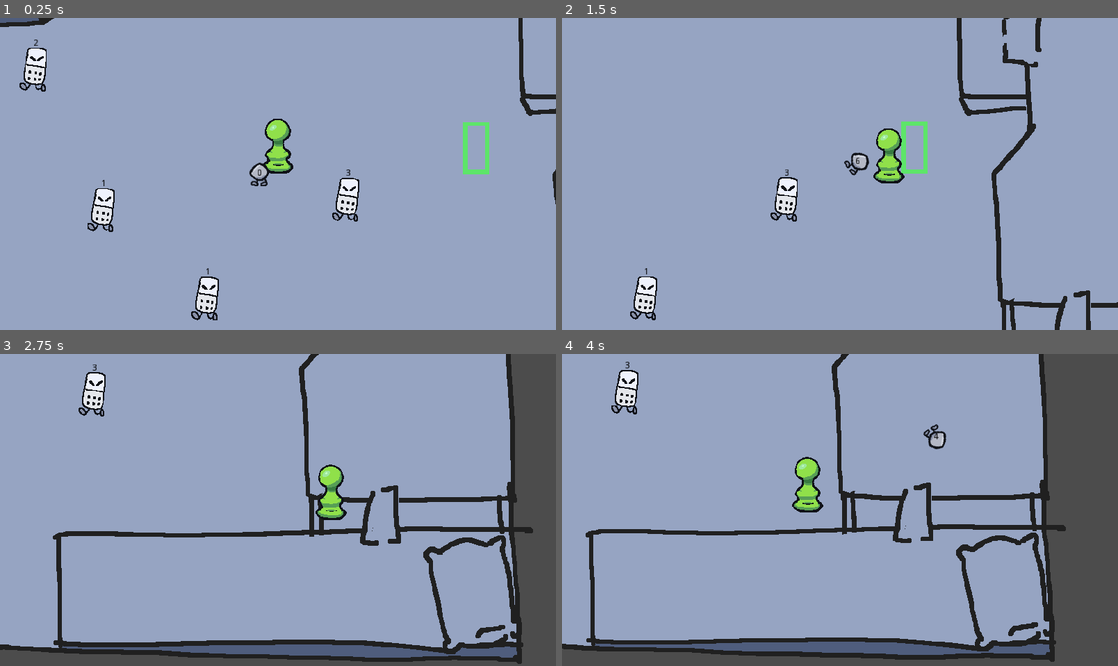
Above: before the commit, frames 1-4 (two rows, left to right).
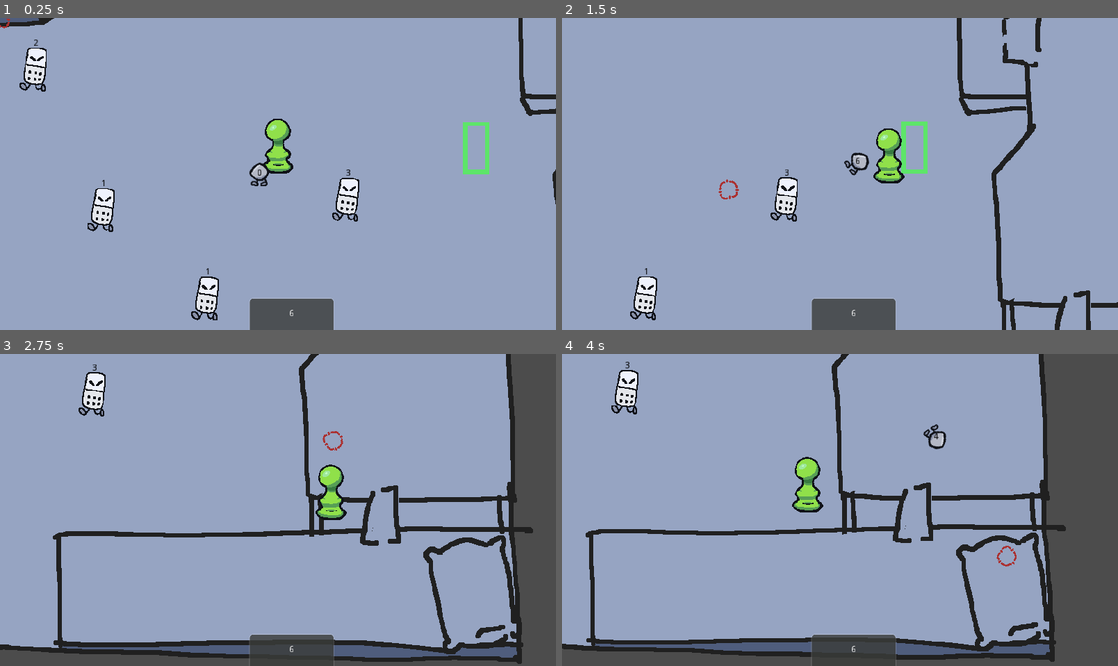
Above: after the commit, the same moments.

Repository: honiemun/GMTK-2022
Game: Godot game, scene res://World/World.tscn
The game is run twice, just before and just after one commit, with the same random seed, the same clock (stepped at 60 frames per second) and the same inputs.
Inputs (mouse positions are in pixels of both pictures, inside the frame that each line leads up to):
- Up to frame 1 (0.25 s): no input
- Up to frame 2 (1.5 s): move the mouse to (962, 158) at 0.52 s; hold Right (ui_right) 0.53-1.28 s; click (962, 158) at 0.6 s; move the mouse to (728, 189) at 1.27 s; hold Down (ui_down) from 1.28 s (still down); right-click (728, 189) at 1.35 s
- Up to frame 3 (2.75 s): move the mouse to (333, 441) at 2.02 s; release Down (ui_down) at 2.03 s; hold Right (ui_right) from 2.03 s (still down); click (333, 441) at 2.1 s
- Up to frame 4 (4 s): move the mouse to (812, 572) at 2.77 s; release Right (ui_right) at 2.78 s; hold Up (ui_up) 2.78-3.53 s; right-click (812, 572) at 2.85 s; move the mouse to (1006, 556) at 3.52 s; hold Left (ui_left) from 3.53 s (still down); click (1006, 556) at 3.6 s

The runs differ from the first frame. In frame 1, 1.5% of the frame differs, in the area x 0-60%, y 0-100%; in frame 2, 1.6%, in the area x 28-60%, y 51-100%; in frame 3, 0.8%; in frame 4, 0.8%.

Commit message:
Player health UI, Cursor

Diff:
--- a/Player/Player.gd
+++ b/Player/Player.gd
@@ -4,6 +4,8 @@
 	MOVE,
 	ATTACK
 }
+
+var health = 6
 
 var state          = MOVE
 var velocity       = Vector2.ZERO
@@ -13,6 +15,8 @@
 const friction     = 1000
 
 onready var dice = get_tree().get_nodes_in_group("Dice")[0]
+
+signal player_hit
 
 func _ready():
 	set_process(true)
@@ -50,3 +54,12 @@
 
 #func _draw():
 #	draw_line(Vector2(0,0), dice.mouse_position_clamped_radius(Vector2(0,0)), Color(255, 0, 0), 1)
+
+
+func _on_Hitbox_area_entered(area):
+	var enemy = area.get_parent()
+	if "diceRoll" in enemy:
+		health -= enemy.diceRoll
+		emit_signal("player_hit", health)
+		#if health <= 0:
+			#queue_free()
--- a/Player/Player.tscn
+++ b/Player/Player.tscn
@@ -6,6 +6,10 @@
 [sub_resource type="CapsuleShape2D" id=1]
 radius = 12.0
 height = 14.0
+
+[sub_resource type="CapsuleShape2D" id=2]
+radius = 11.0
+height = 22.0
 
 [node name="Player" type="KinematicBody2D" groups=["Player"]]
 position = Vector2( 0, 1 )
@@ -36,3 +40,13 @@
 drag_margin_top = 0.05
 drag_margin_right = 0.05
 drag_margin_bottom = 0.05
+
+[node name="Hitbox" type="Area2D" parent="."]
+collision_layer = 4
+collision_mask = 2
+
+[node name="CollisionShape2D" type="CollisionShape2D" parent="Hitbox"]
+position = Vector2( 0, -23 )
+shape = SubResource( 2 )
+
+[connection signal="area_entered" from="Hitbox" to="." method="_on_Hitbox_area_entered"]
--- /dev/null
+++ b/UI/Cursor/Cursor.gd
@@ -0,0 +1,11 @@
+extends Node2D
+
+onready var cursorSprite = $CursorSprite
+
+func _ready():
+	Input.set_mouse_mode(Input.MOUSE_MODE_HIDDEN)
+
+func _process(delta):
+	# Rotate the sprite & set to position of mouse
+	cursorSprite.rotation += 1 * delta
+	position = get_global_mouse_position()
--- /dev/null
+++ b/UI/Cursor/Cursor.tscn
@@ -0,0 +1,10 @@
+[gd_scene load_steps=3 format=2]
+
+[ext_resource path="res://UI/Cursor/Cursor.gd" type="Script" id=1]
+[ext_resource path="res://UI/Cursor/cursor.png" type="Texture" id=2]
+
+[node name="Cursor" type="Node2D"]
+script = ExtResource( 1 )
+
+[node name="CursorSprite" type="Sprite" parent="."]
+texture = ExtResource( 2 )
--- /dev/null
+++ b/UI/HealthLabel.gd
@@ -0,0 +1,4 @@
+extends Label
+
+func _on_Player_player_hit(health):
+	text = str(health)
--- a/World/World.tscn
+++ b/World/World.tscn
@@ -7,6 +7,15 @@
 [ext_resource path="res://World/Assets/tileset.png" type="Texture" id=5]
 [ext_resource path="res://Enemies/Domino/Domino.tscn" type="PackedScene" id=6]
 [ext_resource path="res://World/EnemyHandler.gd" type="Script" id=7]
+[ext_resource path="res://UI/HealthLabel.gd" type="Script" id=8]
+[ext_resource path="res://UI/Cursor/Cursor.tscn" type="PackedScene" id=9]
+
+[sub_resource type="StyleBoxFlat" id=17]
+bg_color = Color( 0.137255, 0.145098, 0.133333, 0.721569 )
+corner_radius_top_left = 5
+corner_radius_top_right = 5
+shadow_color = Color( 1, 1, 1, 0.313726 )
+shadow_size = 2
 
 [sub_resource type="ConvexPolygonShape2D" id=2]
 points = PoolVector2Array( 0, 0, 16, 0, 16, 16, 0, 16 )
@@ -171,6 +180,24 @@
 
 [node name="World" type="Node2D"]
 
+[node name="HUD" type="CanvasLayer" parent="."]
+
+[node name="Panel" type="Panel" parent="HUD"]
+margin_left = 384.0
+margin_top = 432.0
+margin_right = 512.0
+margin_bottom = 480.0
+custom_styles/panel = SubResource( 17 )
+
+[node name="HealthLabel" type="Label" parent="HUD"]
+margin_left = 384.0
+margin_top = 448.0
+margin_right = 512.0
+margin_bottom = 470.0
+text = "6"
+align = 1
+script = ExtResource( 8 )
+
 [node name="EnemyHandler" type="Node2D" parent="." groups=["EnemyHandler"]]
 script = ExtResource( 7 )
 
@@ -220,3 +247,7 @@
 collision_mask = 8
 format = 1
 tile_data = PoolIntArray( -2490355, 1073741824, 0, -2490354, 1073741824, 0, -2490353, 1073741824, 0, -2490352, 10737418 …(121184 unchanged characters)…
+
+[node name="Cursor" parent="." instance=ExtResource( 9 )]
+
+[connection signal="player_hit" from="YSort/Player" to="HUD/HealthLabel" method="_on_Player_player_hit"]
Not shown: 1 places in Player/Player.tscn that only renumber resources
Binary file added: UI/Cursor/cursor.png
Not shown, added: UI/Cursor/cursor.png.import
Not shown: 1 places in World/World.tscn that only renumber resources
